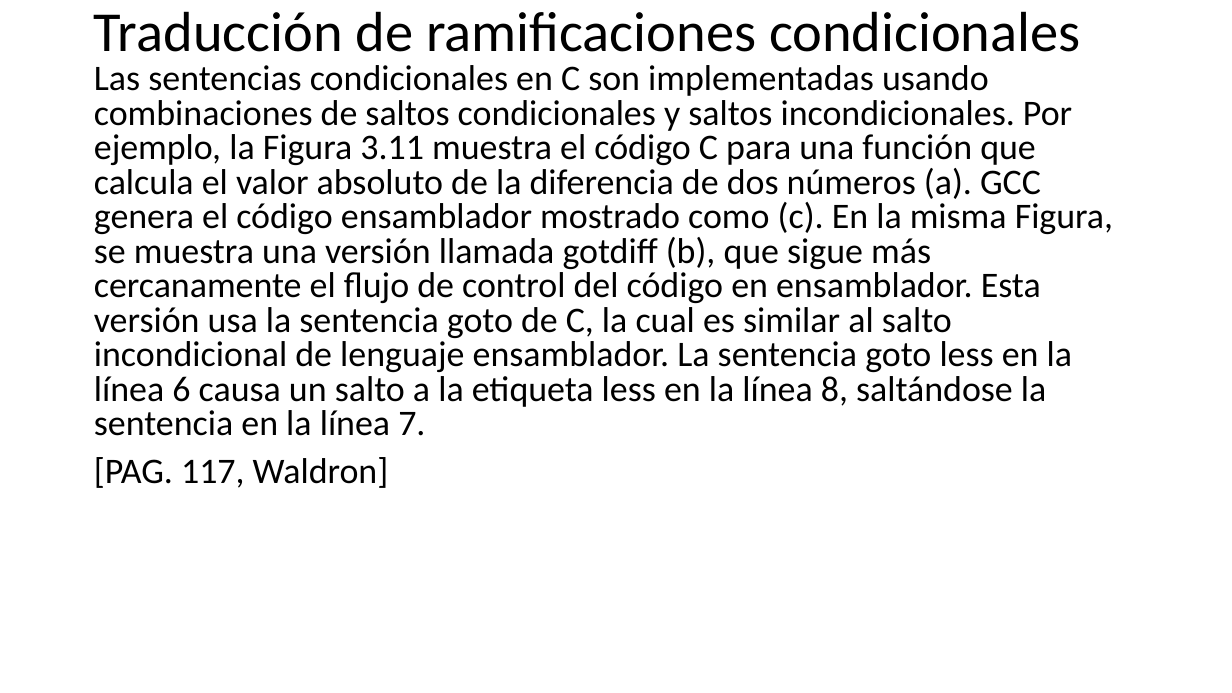
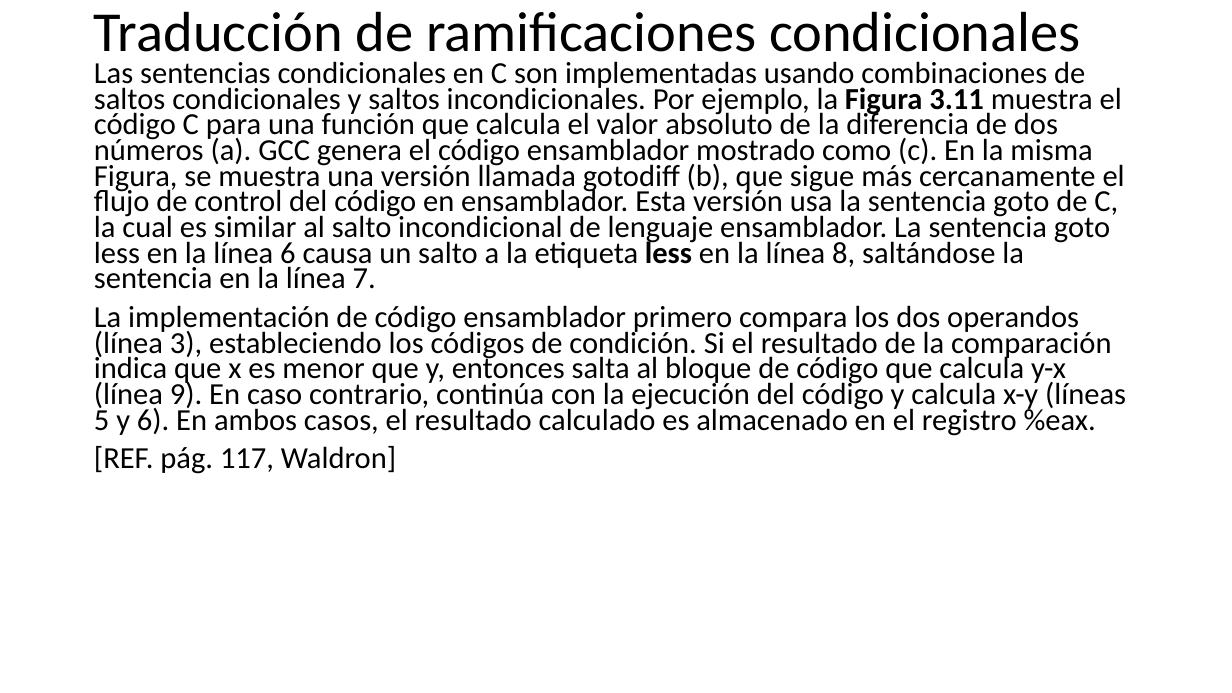
Before and after one commit to programacionestructurada/2021-2, a slide deck: slide 29 of U2_Estructuras_de_Control_y_Aplicaciones_con_Arreglos/U2_Estructuras_de_Control_yApps_con_Arreglos.pptx (slide 23 before the commit). Drawn at 1232x693 pixels with LibreOffice and Linux fonts; fonts in the diff are those of the drawing. Boxes give left, top, right and bottom in pixels: in the first picture for what was removed or moved away, otherwise in the second. Text is boxed around its words. In the diff, an @@ line names an element or a change of style, - is before the commit and + after.

Commit message:
2021.04.14

```diff
--- a/U2_Estructuras_de_Control_y_Aplicaciones_con_Arreglos/U2_Estructuras_de_Control_yApps_con_Arreglos.pptx
+++ b/U2_Estructuras_de_Control_y_Aplicaciones_con_Arreglos/U2_Estructuras_de_Control_yApps_con_Arreglos.pptx
@@ text at (x1=94, y1=61, x2=1126, y2=474): text changed; size 28 to 23.8 pt @@
-Las sentencias condicionales en C son implementadas usando combinaciones de saltos condicionales y saltos incondicionales. Por ejemplo, la Figura 3.11 muestra el código C para una función que calcula el valor absoluto de la diferencia de dos números (a). GCC genera el código ensamblador mostrado como (c). En la misma Figura, se muestra una versión llamada gotdiff (b), que sigue más cercanamente el flujo de control del código en ensamblador. Esta versión usa la sentencia goto de C, la cual es similar al salto incondicional de lenguaje ensamblador. La sentencia goto less en la línea 6 causa un salto a la etiqueta less en la línea 8, saltándose la sentencia en la línea 7.
-[PAG. 117, Waldron]
+Las sentencias condicionales en C son implementadas usando combinaciones de saltos condicionales y saltos incondicionales. Por ejemplo, la Figura 3.11 muestra el código C para una función que calcula el valor absoluto de la diferencia de dos números (a). GCC genera el código ensamblador mostrado como (c). En la misma Figura, se muestra una versión llamada gotodiff (b), que sigue más cercanamente el flujo de control del código en ensamblador. Esta versión usa la sentencia goto de C, la cual es similar al salto incondicional de lenguaje ensamblador. La sentencia goto less en la línea 6 causa un salto a la etiqueta less en la línea 8, saltándose la sentencia en la línea 7.
+La implementación de código ensamblador primero compara los dos operandos (línea 3), estableciendo los códigos de condición. Si el resultado de la comparación indica que x es menor que y, entonces salta al bloque de código que calcula y-x (línea 9). En caso contrario, continúa con la ejecución del código y calcula x-y (líneas 5 y 6). En ambos casos, el resultado calculado es almacenado en el registro %eax.
+[REF. pág. 117, Waldron]
```
Also in this commit, not shown: 5 other slides changed, 17 slides added.
